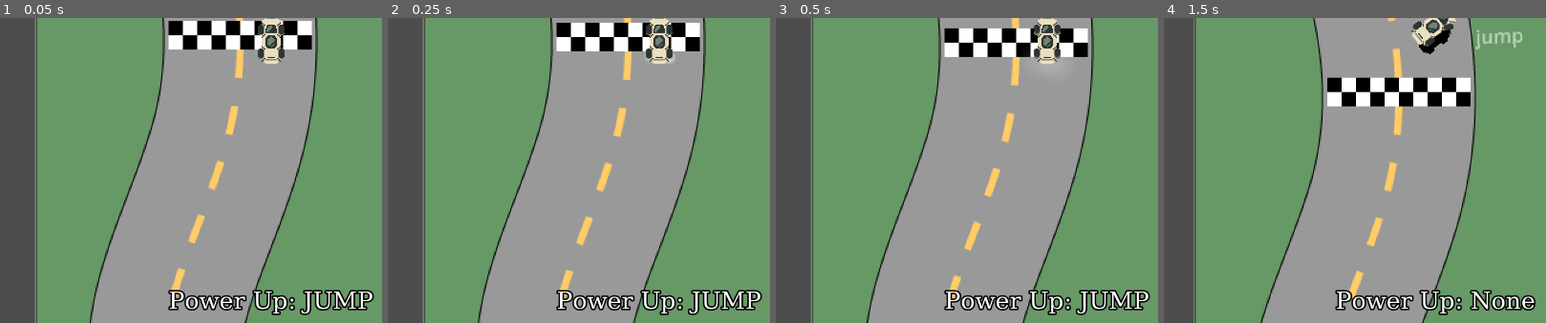
Above: before the commit, frames 1-4 (left to right).
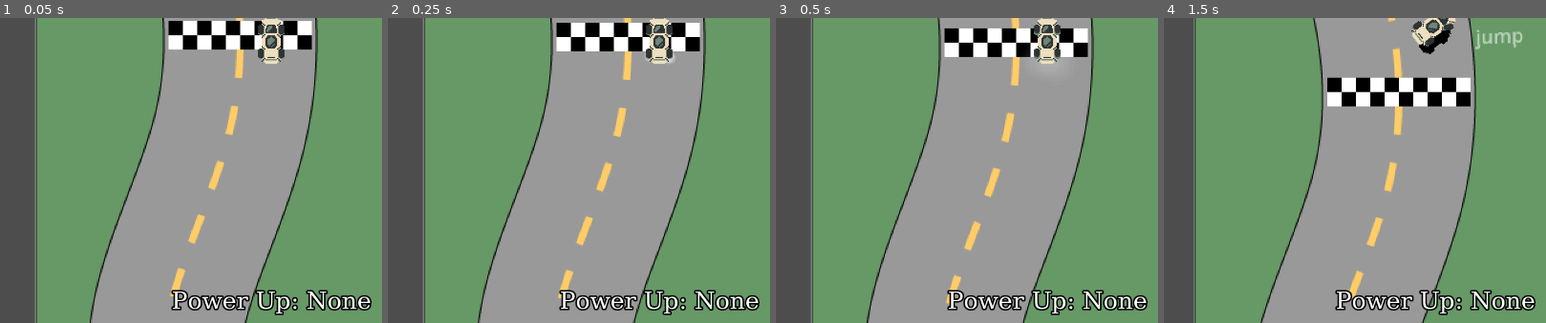
Above: after the commit, the same moments.

Repository: PGComai/Made-at-the-MADE-2025
Game: Godot game, scene res://scenes/racetrack2/racetrack2.tscn
Two runs of this game, one before a commit and one after it. Both use one fixed random seed, a clock stepped at 60 frames per second and the inputs below.
Inputs:
- Up to frame 1 (0.05 s): no input
- Up to frame 2 (0.25 s): no input
- Up to frame 3 (0.5 s): no input
- Up to frame 4 (1.5 s): hold D (right) 0.53-1.28 s; tap . (a) at 0.6, 1.35 s; hold S (brake) from 1.28 s (still down)
The pictures show only the part of the screen within x 14-64%, y 47-97%; the shares and areas given below are measured in that part.

The runs differ from the first frame. In frame 1, 2.5% of the frame differs, in the area x 44-98%, y 89-98%; in frame 2, 2.5%; in frame 3, 2.5%; in frame 4, nothing differs.
Error after the commit: Invalid access to property or key 'died' on a base object of type 'CharacterBody2D (Car)'. (res://main.gd:17)

Commit message:
Decouple car from main

Diff:
--- a/main.gd
+++ b/main.gd
@@ -14,6 +14,9 @@
 
 func _ready() -> void:
 	car.completed_lap.connect(_on_completed_lap)
+	car.died.connect(_on_car_died)
+	car.power_up_get.connect(_on_car_power_up_get)
+	car.power_up_used.connect(_on_car_power_up_used)
 
 func _process(delta: float) -> void:
 	time_label.text = "%.2f" % car.life
@@ -31,7 +34,7 @@
 		score += floori(c.life * c.completed_laps)
 		point_cooldown = 0
 
-func game_over() -> void:
+func _on_car_died() -> void:
 	var new_game_over: GameOver = GAME_OVER.instantiate()
 	new_game_over.score = score
 	add_child(new_game_over)
--- a/scenes/racetrack2/racetrack2.tscn
+++ b/scenes/racetrack2/racetrack2.tscn
@@ -159,6 +159,3 @@
 [connection signal="checkpoint_entered" from="Racetrack2/CheckpointRecorder" to="Racetrack2/Car" method="_on_checkpoint_entered"]
 [connection signal="seen_all_checkpoints" from="Racetrack2/CheckpointRecorder" to="Racetrack2/Car" method="_on_checkpoint_recorder_seen_all_checkpoints"]
 [connection signal="lap_finished" from="Racetrack2/FinishLine" to="Racetrack2/Car" method="_on_lap_finished"]
-[connection signal="i_died" from="Racetrack2/Car" to="." method="game_over"]
-[connection signal="power_up_get" from="Racetrack2/Car" to="." method="_on_car_power_up_get"]
-[connection signal="power_up_used" from="Racetrack2/Car" to="." method="_on_car_power_up_used"]
